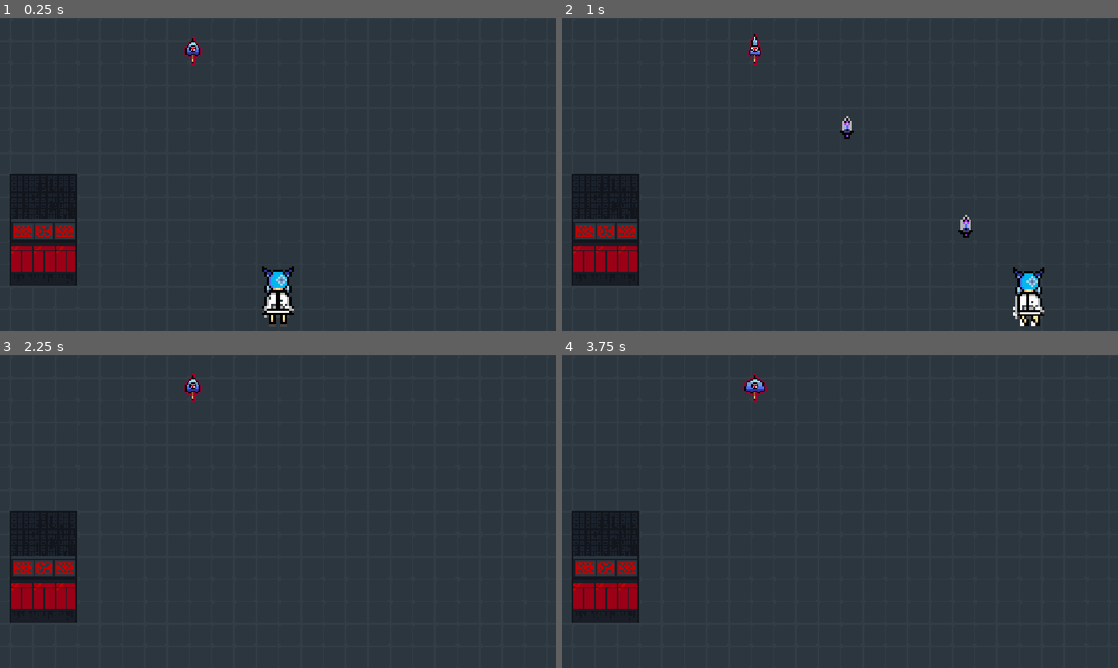
Above: before the commit, frames 1-4 (two rows, left to right).
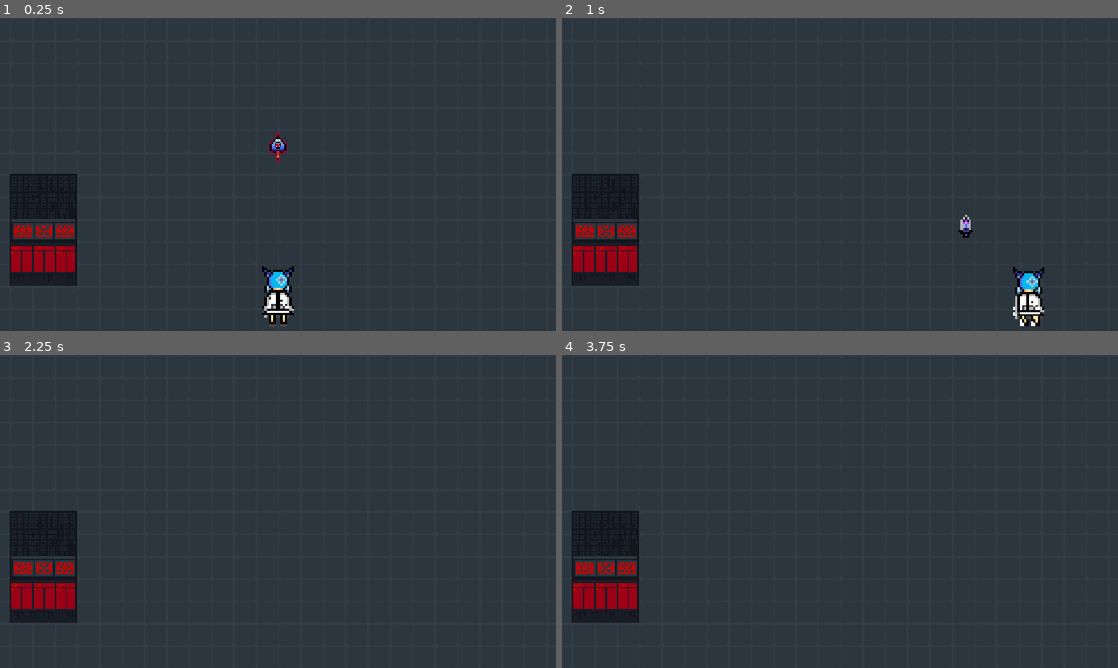
Above: after the commit, the same moments.

Repository: seaturtl33/CIEE
Game: Godot game, scene res://Leo K/game.tscn
Two runs of this game, one before a commit and one after it. Both use one fixed random seed, a clock stepped at 60 frames per second and the inputs below.
Inputs:
- Up to frame 1 (0.25 s): no input
- Up to frame 2 (1 s): hold Right (right) from 0.53 s (still down); hold Z (shoot) from 0.53 s (still down)
- Up to frame 3 (2.25 s): release Right (right) at 1.28 s; release Z (shoot) at 1.28 s; hold Down (down) 1.28-2.03 s; tap Z (shoot) at 1.35 s; hold Right (right) from 2.03 s (still down); hold Z (shoot) from 2.03 s (still down)
- Up to frame 4 (3.75 s): release Right (right) at 2.78 s; release Z (shoot) at 2.78 s; hold Up (up) 2.78-3.53 s; tap Z (shoot) at 2.85 s; hold Left (left) from 3.53 s (still down); hold Z (shoot) from 3.53 s (still down)

The runs differ from the first frame. In frame 1, 0.3% of the frame differs, in the area x 33-52%, y 6-46%; in frame 2, 0.3%; in frame 3, 0.2%; in frame 4, 0.2%.

Commit message:
increase player bullet hitbox - Leo K

Diff:
--- a/Leo K/game.tscn
+++ b/Leo K/game.tscn
@@ -525,7 +525,7 @@
 layer_0/tile_data = PackedInt32Array(196596, 0, 0, 262132, 0, 1, 327668, 0, 2, 196597, 65536, 0, 262133, 65536, 1, 3276 …(187 unchanged characters)…
 
 [node name="Umbrella2" parent="." unique_id=617673584 instance=ExtResource("6_ifrcp")]
-position = Vector2(-61, -92)
+position = Vector2(0, -23)
 
 [node name="SpawnTimer" type="Timer" parent="." unique_id=1070735998]
 autostart = true
